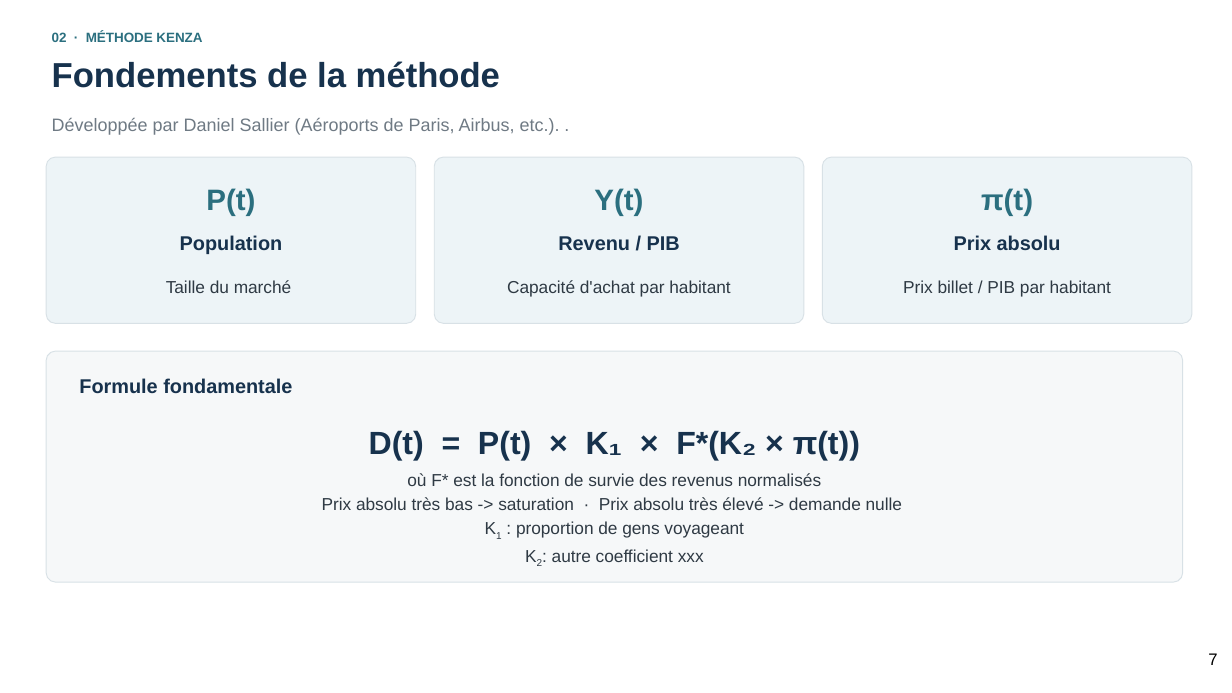
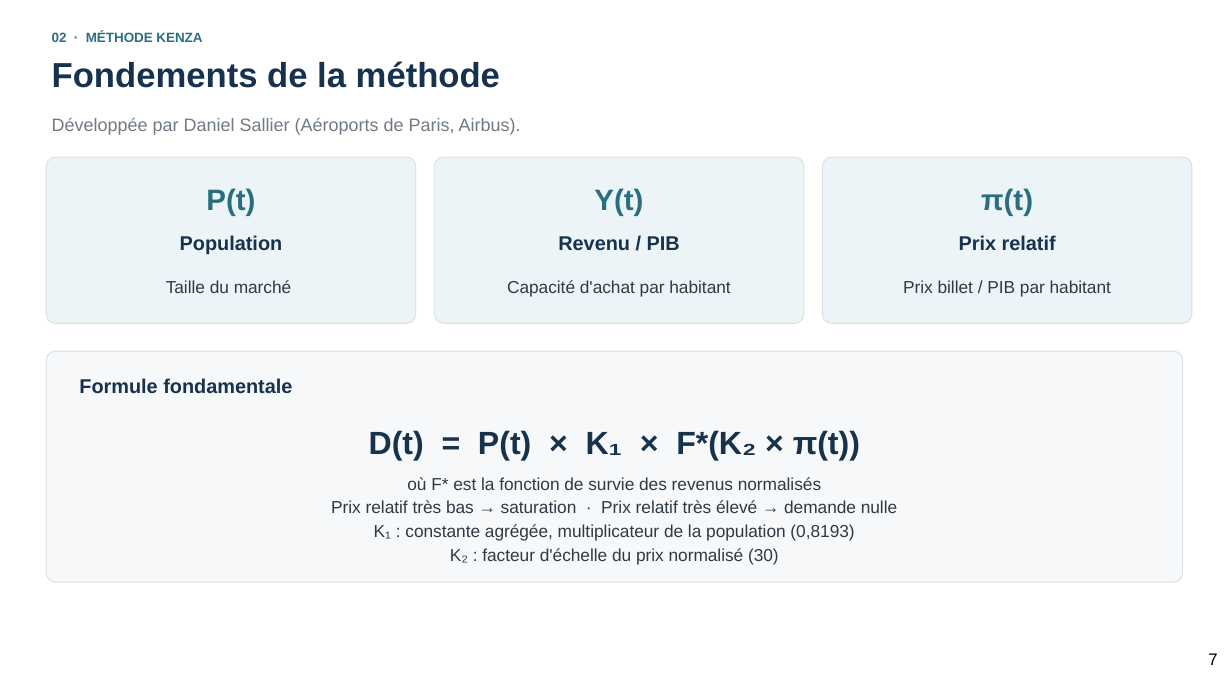
Before and after one commit to ChamaELKHEMSANI/prevision-Montreal, a slide deck: slide 7 of docs/Presentation_methode_Kenza.pptx. Drawn at 1232x693 pixels with LibreOffice and Linux fonts; fonts in the diff are those of the drawing. Boxes give left, top, right and bottom in pixels: in the first picture for what was removed or moved away, otherwise in the second. Text is boxed around its words. In the diff, an @@ line names an element or a change of style, - is before the commit and + after.

```diff
--- a/docs/Presentation_methode_Kenza.pptx
+++ b/docs/Presentation_methode_Kenza.pptx
@@ text at <box>52,118,521,135</box>: text changed @@
-Développée par Daniel Sallier (Aéroports de Paris, Airbus, etc.). .
+Développée par Daniel Sallier (Aéroports de Paris, Airbus).
@@ text at <box>959,235,1056,250</box>: text changed @@
-Prix absolu
+Prix relatif
@@ text at <box>331,500,897,565</box>: text changed @@
-Prix absolu très bas -> saturation · Prix absolu très élevé -> demande nulle
-K1 : proportion de gens voyageant
-K2: autre coefficient xxx
+Prix relatif très bas → saturation · Prix relatif très élevé → demande nulle
+K₁ : constante agrégée, multiplicateur de la population (0,8193)
+K₂ : facteur d'échelle du prix normalisé (30)
```
Also in this commit, not shown: 2 other slides changed, 1 other file.
